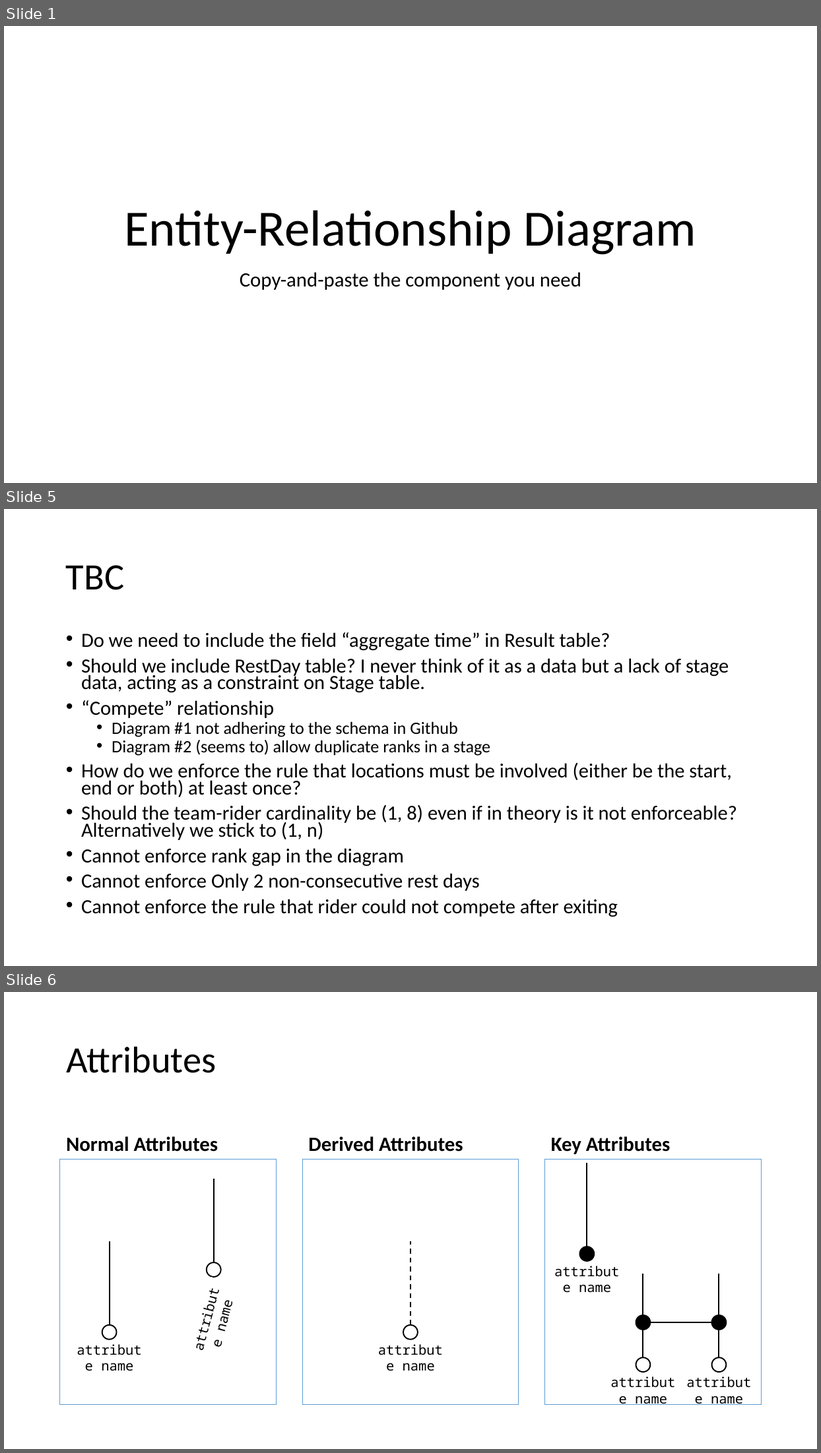
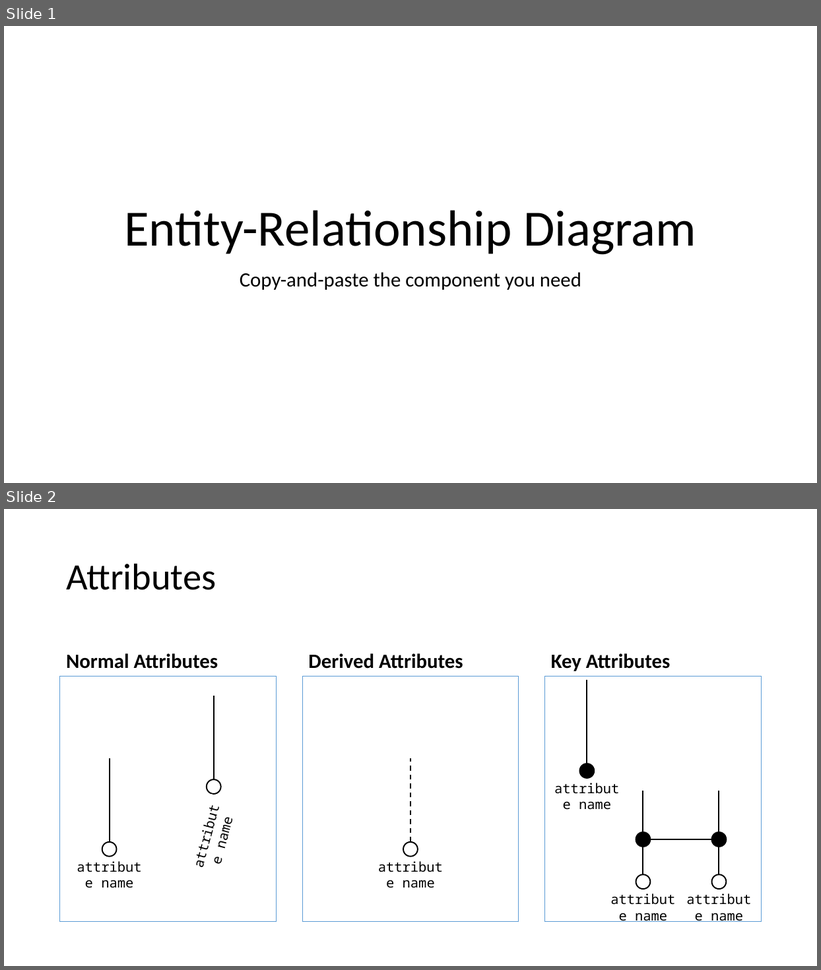
Before and after one commit to joojaja/cs2102-group65-project, a slide deck: project02/ERD_notations.pptx. Shown one above the other, each under a label of ours: slides 1, 5 and 6 before the commit, slides 1 and 2 after it; the slides between them are not shown. The pictures are 821x1453 and 821x970 pixels, drawn with LibreOffice and Linux fonts; fonts in the diff are those of the drawing. Boxes give left, top, right and bottom in pixels: in the first picture for what was removed or moved away, otherwise in the second. Text is boxed around its words. In the diff, an @@ line names an element or a change of style, - is before the commit and + after.

```diff
--- a/project02/ERD_notations.pptx
+++ b/project02/ERD_notations.pptx
@@ slide 5 removed at [4,509,817,966], background #FFFFFF @@
@@ title removed at [66,565,124,590] @@
-TBC
@@ text removed at [81,632,737,918] @@
-• Do we need to include the field “aggregate time” in Result table?
-• Should we include RestDay table? I never think of it as a data but a lack of stage data, acting as a constraint on Stage table.
-• “Compete” relationship
-  • Diagram #1 not adhering to the schema in Github
-  • Diagram #2 (seems to) allow duplicate ranks in a stage
-• How do we enforce the rule that locations must be involved (either be the start, end or both) at least once?
-• Should the team-rider cardinality be (1, 8) even if in theory is it not enforceable? Alternatively we stick to (1, n)
-• Cannot enforce rank gap in the diagram
-• Cannot enforce Only 2 non-consecutive rest days
-• Cannot enforce the rule that rider could not compete after exiting
@@ what was slide 6 is now slide 2 @@
```
Also in this commit, not shown: 1 slide changed, 1 slide added, 2 other slides removed, 4 other files.
